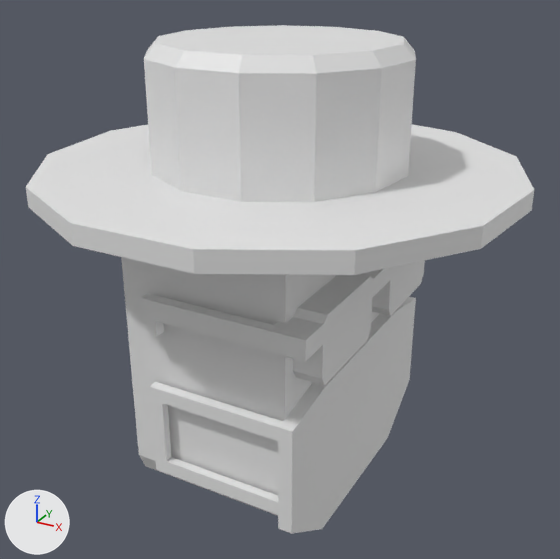
Renders of the FBX model Assets/Models/Characters/HeadKiller.fbx from each side of a commit.
Camera for both pictures: a 50 mm lens placed at (2.05, -3.72, 3.32), pointed at (0.0, 0.01, 1.45). Arrows for +X, +Y and +Z are at lower left; the lights stay in place. Where no turn or scale is listed for an object, it has been applied to the vertices.
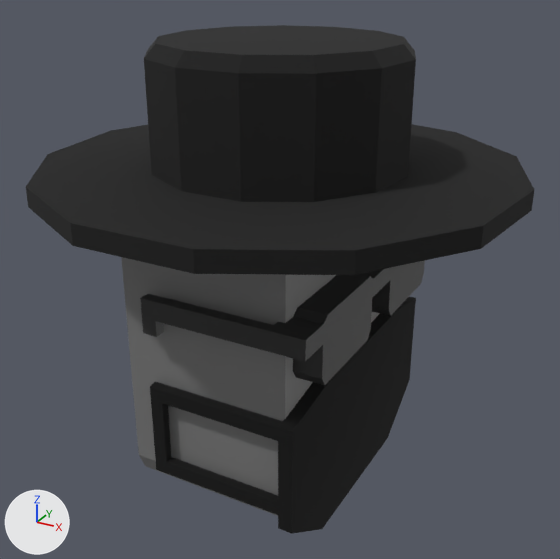
Changed parts and their boxes (x1, y1, x2, y2) in the pictures (560 x 559 px):
```json
{"object": "Cylinder", "change": "recoloured", "before": [26, 25, 534, 275], "after": [26, 25, 534, 275], "on screen": "white to black"}
{"object": "Cube", "change": "recoloured", "before": [121, 257, 380, 516], "after": [121, 257, 380, 516]}
{"object": "Cube.002", "change": "recoloured", "before": [150, 297, 416, 534], "after": [150, 297, 416, 534], "on screen": "grey to black"}
{"object": "Cube.001", "change": "recoloured", "before": [140, 261, 425, 385], "after": [140, 261, 425, 385], "on screen": "grey to black"}
```

The change, as JSON lines over the scene's bpy script:
```json
{"op": "add", "block": "mat_hat", "code": ["mat_hat = principled_material('hat')", "mat_hat.base_color = (0.00731, 0.00731, 0.00731)  # black #151515", "mat_hat.roughness = 1.0"]}
{"op": "add", "block": "mat_glasses", "code": ["mat_glasses = principled_material('glasses')", "mat_glasses.base_color = (0.0224, 0.0224, 0.0224)  # black #292929"]}
{"op": "add", "block": "mat_mask", "code": ["mat_mask = principled_material('mask')", "mat_mask.base_color = (0.0, 0.0, 0.0)  # black #000000", "mat_mask.roughness = 1.0"]}
{"op": "add", "block": "mat_head", "code": ["mat_head = principled_material('head')", "mat_head.base_color = (0.191, 0.191, 0.191)  # grey #797979"]}
{"block": "me_cylinder", "where": "me_cylinder.from_pydata(...)  # 78 vertices, 67 faces; spans x -1.36..1.36, y -1.32..1.39, z 2.06..2.84"}
{"op": "add", "block": "me_cylinder", "code": "me_cylinder.materials.append(mat_hat)  # black #151515"}
{"block": "me_cube_007", "where": "me_cube_007.from_pydata(...)  # 20 vertices, 18 faces; spans x -0.49..0.49, y -0.82..0.82, z -0.02..1.94"}
{"op": "add", "block": "me_cube_007", "code": "me_cube_007.materials.append(mat_head)  # grey #797979"}
{"block": "me_cube_002", "where": "me_cube_002.from_pydata(...)  # 92 vertices, 94 faces; spans x -0.56..0.32, y -0.88..0.89, z -0.57..0.39"}
{"op": "add", "block": "me_cube_002", "code": "me_cube_002.materials.append(mat_mask)  # black #000000"}
{"block": "me_cube_001", "where": "me_cube_001.from_pydata(...)  # 88 vertices, 86 faces; spans x -0.29..0.65, y -0.93..0.93, z 1.29..1.68"}
{"op": "add", "block": "me_cube_001", "code": "me_cube_001.materials.append(mat_glasses)  # black #292929"}
```
